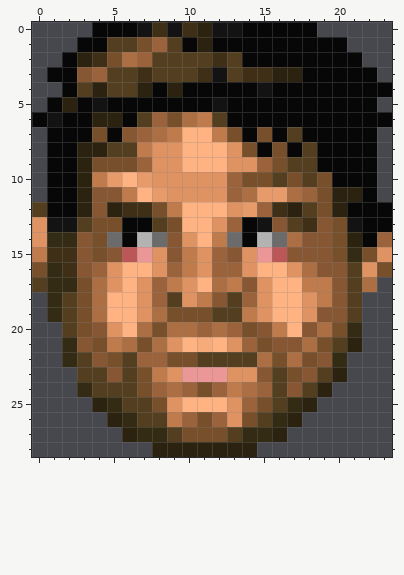
Edited in one commit: pixel-art sprite (graphics/stfst02.png). That is the earlier state.
The file is 24x29 pixels.
After:
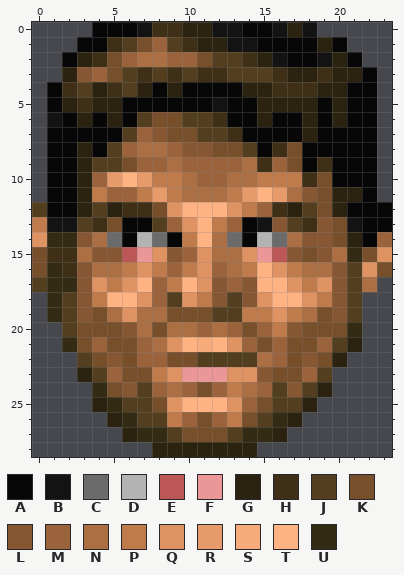
Palette (. is transparent): A #070707  B #131313  C #6b6b6b  D #b3b3b3  E #bb5757  F #eb9797  G #2b230f  H #3f2f17  J #533f1f  K #774f2b  L #875733  M #9b633b  N #ab6f43  P #bf7b4b  Q #df9363  R #e79b6b  S #f7ab7b  T #ffb383  U #332b13
Diff:
Changed rows in their new state; - is an unchanged pixel.
first column x 0:
 0 ---------HG-----BGB-----
 1 -----H----H-GBB----G----
 2 ------MNNMMKJ-HGB--BG---
 3 -.G--K---H--H-JJH-GHGG--
 4 -AH--H--------GGHHHGG--.
 5 ---HGG---------GGGG-G---
 6 .--GA---K-JJH--G--G-G--.
 7 ----A-J-LKKJJH-A-AG-----
 8 ----A-MNNMLLKKJ-HKA-----
 9 ----JJ--MNMMMMNHMKAH----
10 ----M---PPNMMNNPPPH-----
11 ----PMMP-PNNNPRT--L-----
12 ----J----Q----P---------
13 P---H----MQ-P-----------
14 ----N----AP-N-----------
15 K--NL-----M-NN----K-N---
16 ----NNPQP----NP-QP-N----
17 ---LQPQT--TQLM-T-Q-Q----
18 ---LP---------L---------
19 ---LKNQN-------PQPNK----
20 ----KKL--------M-LKK----
21 ---KMKKM--------MKKM----
22 --.-KLK---------MKLKG---
23 ---G-MK---------K-M-.---
24 ---.UKLJ----------------
25 -----------------J------
26 -------------P----------
Pixel boxes of the changes (left, top, right, bottom) in both pictures:
changed: (32, 22, 392, 427)
